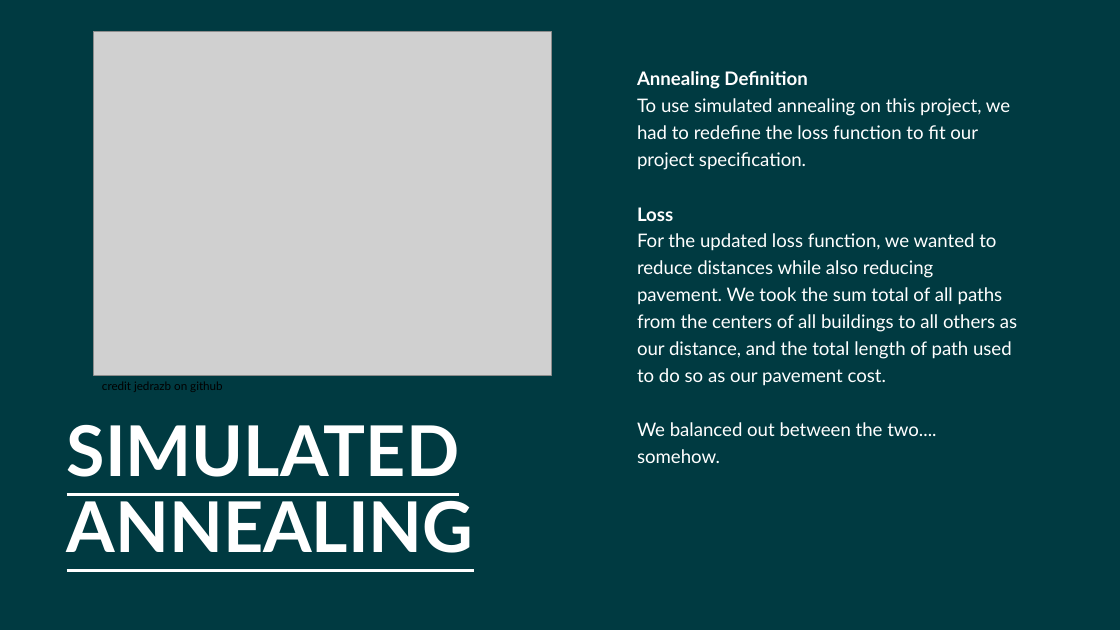
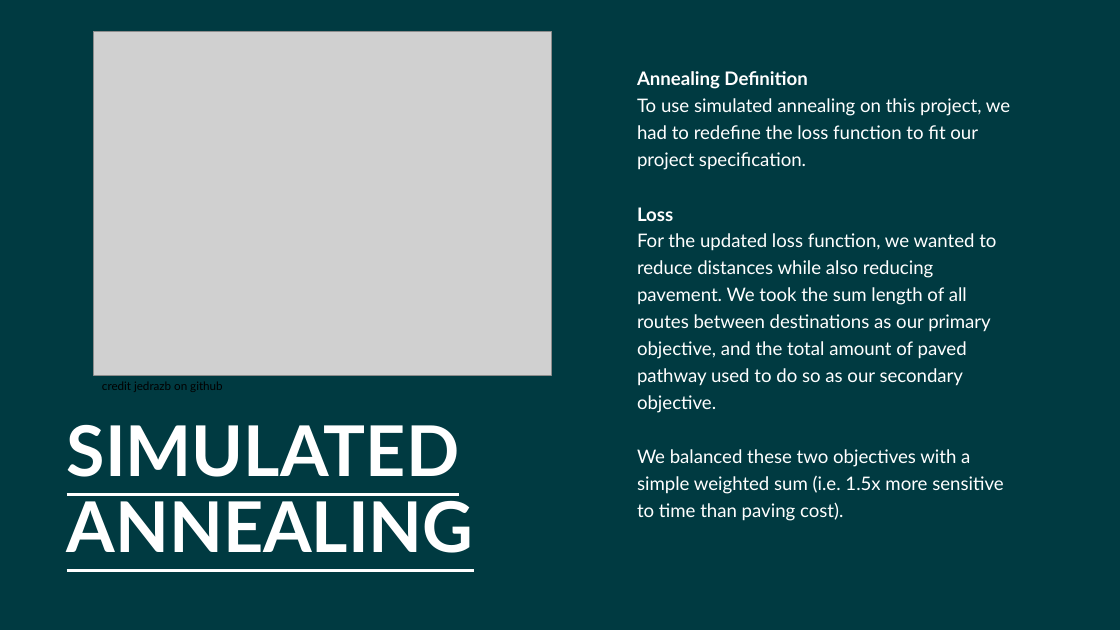
Before and after one commit to AleRicWil/OptProj2026, a slide deck: slide 7 of presentation.pptx (slide 6 before the commit). Drawn at 1120x630 pixels with LibreOffice and Linux fonts; fonts in the diff are those of the drawing; grey boxes stand for pictures. Boxes give left, top, right and bottom in pixels: in the first picture for what was removed or moved away, otherwise in the second. Text is boxed around its words. In the diff, an @@ line names an element or a change of style, - is before the commit and + after.

```diff
--- a/presentation.pptx
+++ b/presentation.pptx
@@ text at (637,207,1003,521): text changed @@
-Loss
-For the updated loss function, we wanted to reduce distances while also reducing pavement. We took the sum total of all paths from the centers of all buildings to all others as our distance, and the total length of path used to do so as our pavement cost.
-We balanced out between the two.... somehow.
+Loss
+For the updated loss function, we wanted to reduce distances while also reducing pavement. We took the sum length of all routes between destinations as our primary objective, and the total amount of paved pathway used to do so as our secondary objective.
+We balanced these two objectives with a simple weighted sum (i.e. 1.5x more sensitive to time than paving cost).
```
Also in this commit, not shown: 1 other slide changed, 1 slide added.
